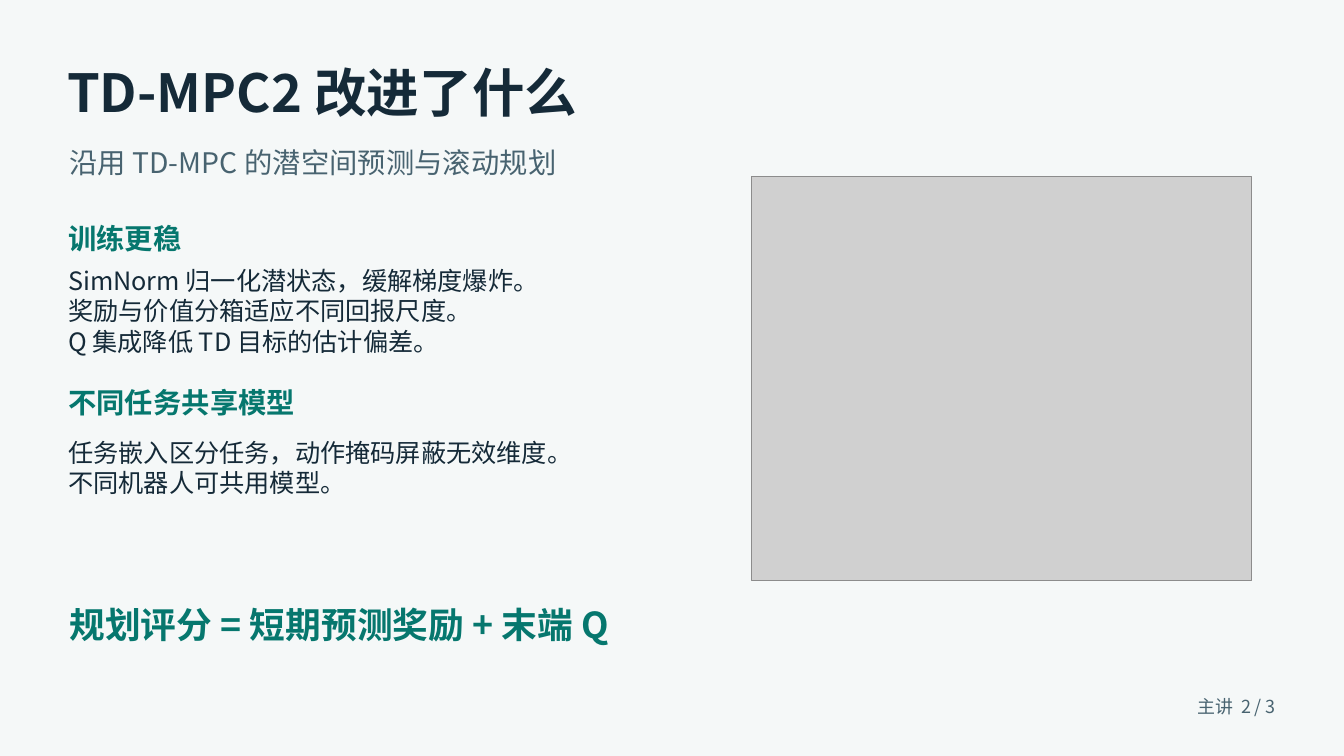
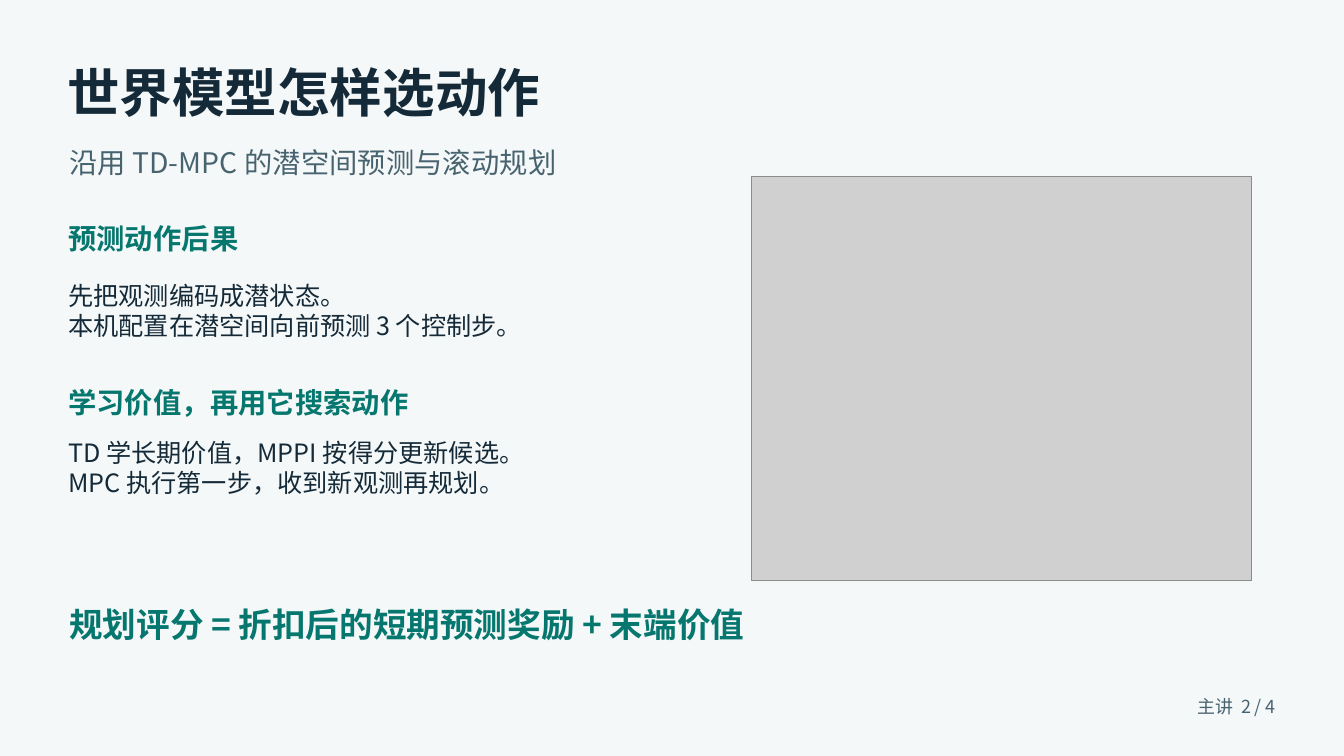
Before and after one commit to tungchiahui/tungchiahui_content, a slide deck: slide 2 of content/posts/2026-11-27-组会-TD-MPC2-主讲稿.pptx. Drawn at 1344x756 pixels with LibreOffice and Linux fonts; fonts in the diff are those of the drawing; grey boxes stand for pictures. Boxes give left, top, right and bottom in pixels: in the first picture for what was removed or moved away, otherwise in the second. Text is boxed around its words. In the diff, an @@ line names an element or a change of style, - is before the commit and + after.

```diff
--- a/content/posts/2026-11-27-组会-TD-MPC2-主讲稿.pptx
+++ b/content/posts/2026-11-27-组会-TD-MPC2-主讲稿.pptx
@@ text at [67, 67, 540, 117]: text changed @@
-TD-MPC2 改进了什么
+世界模型怎样选动作
@@ text at [68, 225, 238, 252]: text changed @@
-训练更稳
+预测动作后果
@@ text at [68, 283, 522, 337]: text changed @@
-SimNorm 归一化潜状态，缓解梯度爆炸。
-奖励与价值分箱适应不同回报尺度。
-Q 集成降低 TD 目标的估计偏差。
+先把观测编码成潜状态。
+本机配置在潜空间向前预测 3 个控制步。
@@ text at [68, 389, 408, 417]: text changed @@
-不同任务共享模型
+学习价值，再用它搜索动作
@@ text at [68, 440, 525, 495]: text changed @@
-任务嵌入区分任务，动作掩码屏蔽无效维度。
-不同机器人可共用模型。
+TD 学长期价值，MPPI 按得分更新候选。
+MPC 执行第一步，收到新观测再规划。
@@ text at [69, 608, 744, 640]: text changed; size 25.5 to 24 pt @@
-规划评分 = 短期预测奖励 + 末端 Q
+规划评分 = 折扣后的短期预测奖励 + 末端价值
@@ text at [1197, 698, 1276, 715]: text changed @@
-主讲 2 / 3
+主讲 2 / 4
```
Also in this commit, not shown: 2 other slides changed, 1 slide added, 1 other file.
